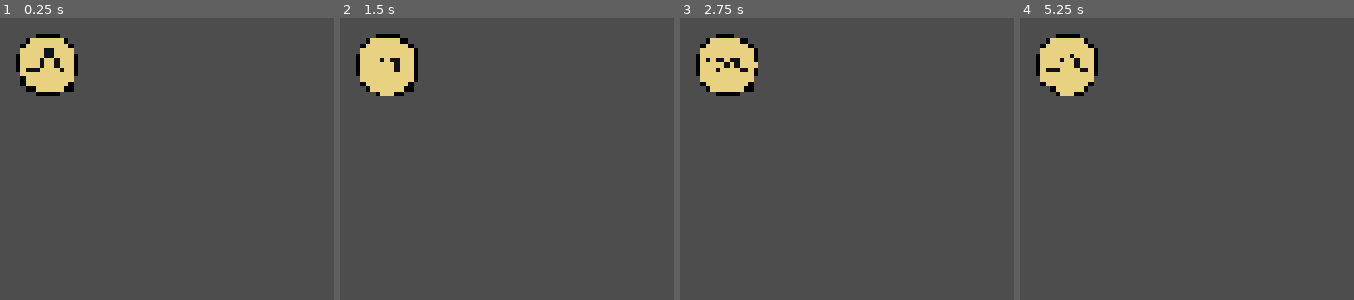
Above: before the commit, frames 1-4 (left to right).
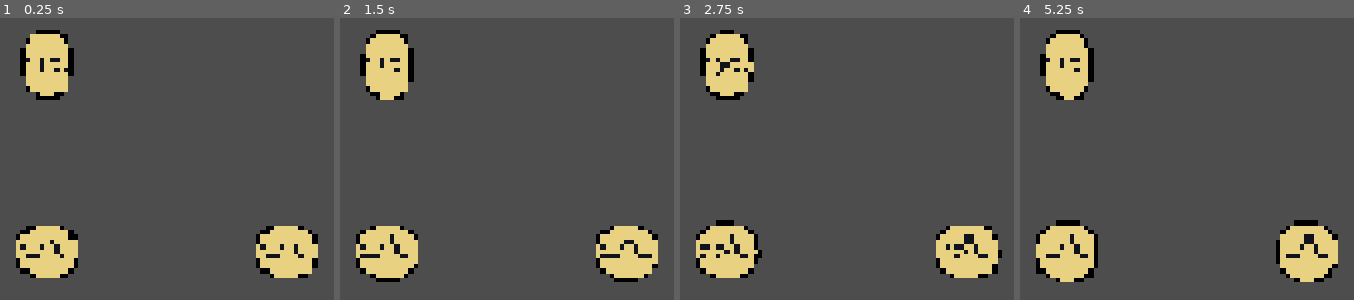
Above: after the commit, the same moments.

Repository: wanamelon/prototype_monorepo
Game: Godot game, scene res://testshader.tscn
Same seed, same stepped clock (60 frames per second), same inputs: the game is played once before the commit and once after it. This scene is started directly instead of the project's main scene.
Inputs:
- Up to frame 1 (0.25 s): no input
- Up to frame 2 (1.5 s): no input
- Up to frame 3 (2.75 s): no input
- Up to frame 4 (5.25 s): no input

The runs differ from the first frame. In frame 1, 7.8% of the frame differs, in the area x 4-96%, y 4-93%; in frame 2, 7.8%; in frame 3, 7.9%; in frame 4, 8.4%, in the area x 4-96%, y 4-94%.

Commit message:
More jiggling and visual experiments

Diff:
--- /dev/null
+++ b/roller/film.gdshader
@@ -0,0 +1,183 @@
+/*
+Shader from Godot Shaders - the free shader library.
+
+This shader is under CC0 license. Feel free to use, improve and
+change this shader according to your needs and consider sharing
+the modified result to godotshaders.com.
+
+Optimised and packed by @c64cosmin
+If you do use this please share it with me
+Would love to see what you're making with it <3
+
+It's a combination of these two shaders
+~godotshaders.com/shader/VHS-and-CRT-monitor-effect
+godotshaders.com/shader/crt-shader-with-realistic-blurring/
+
+CRT grille and rolling lines made by @c64cosmin
+Vignette and warping effect was made by pend00
+Scanlines are from "TimothyLottes" FROM SHADERTOY
+Then ported by AHOPNESS (@ahopness)
+https://www.shadertoy.com/view/MsjXzh
+*/
+
+shader_type canvas_item;
+
+uniform sampler2D SCREEN_TEXTURE: hint_screen_texture;
+
+uniform vec2 resolution = vec2(320.0, 180.0);
+
+uniform float scan_line_amount :hint_range(0.0, 1.0) = 1.0;
+uniform float warp_amount :hint_range(0.0, 5.0) = 0.1;
+uniform float noise_amount :hint_range(0.0, 0.3) = 0.03;
+uniform float interference_amount :hint_range(0.0, 1.0) = 0.2;
+uniform float grille_amount :hint_range(0.0, 1.0) = 0.1;
+uniform float grille_size :hint_range(1.0, 5.0) = 1.0;
+uniform float vignette_amount :hint_range(0.0, 2.0) = 0.6;
+uniform float vignette_intensity : hint_range(0.0, 1.0) = 0.4;
+uniform float aberation_amount :hint_range(0.0, 1.0) = 0.5;
+uniform float roll_line_amount :hint_range(0.0, 1.0) = 0.3;
+uniform float roll_speed :hint_range(-8.0, 8.0) = 1.0;
+uniform float scan_line_strength :hint_range(-12.0, -1.0) = -8.0;
+uniform float pixel_strength :hint_range(-4.0, 0.0) = -2.0;
+
+float random(vec2 uv){
+    return fract(cos(uv.x * 83.4827 + uv.y * 92.2842) * 43758.5453123);
+}
+
+vec3 fetch_pixel(vec2 uv, vec2 off){
+	vec2 pos = floor(uv * resolution + off) / resolution + vec2(0.5) / resolution;
+
+	float noise = 0.0;
+	if(noise_amount > 0.0){
+		noise = random(pos + fract(TIME)) * noise_amount;
+	}
+
+	if(max(abs(pos.x - 0.5), abs(pos.y - 0.5)) > 0.5){
+		return vec3(0.0, 0.0, 0.0);
+	}
+
+	vec3 clr = texture(SCREEN_TEXTURE , pos, -16.0).rgb + noise;
+	return clr;
+}
+
+// Distance in emulated pixels to nearest texel.
+vec2 Dist(vec2 pos){
+	pos = pos * resolution;
+	return - ((pos - floor(pos)) - vec2(0.5));
+}
+
+// 1D Gaussian.
+float Gaus(float pos, float scale){ return exp2(scale * pos * pos); }
+
+// 3-tap Gaussian filter along horz line.
+vec3 Horz3(vec2 pos, float off){
+	vec3 b = fetch_pixel(pos, vec2(-1.0, off));
+	vec3 c = fetch_pixel(pos, vec2( 0.0, off));
+	vec3 d = fetch_pixel(pos, vec2( 1.0, off));
+	float dst = Dist(pos).x;
+
+	// Convert distance to weight.
+	float scale = pixel_strength;
+	float wb = Gaus(dst - 1.0, scale);
+	float wc = Gaus(dst + 0.0, scale);
+	float wd = Gaus(dst + 1.0, scale);
+
+	// Return filtered sample.
+	return (b * wb + c * wc + d * wd) / (wb + wc + wd);
+}
+
+// Return scanline weight.
+float Scan(vec2 pos, float off){
+	float dst = Dist(pos).y;
+
+	return Gaus(dst + off, scan_line_strength);
+}
+
+// Allow nearest three lines to effect pixel.
+vec3 Tri(vec2 pos){
+	vec3 clr = fetch_pixel(pos, vec2(0.0));
+	if(scan_line_amount > 0.0){
+		vec3 a = Horz3(pos,-1.0);
+		vec3 b = Horz3(pos, 0.0);
+		vec3 c = Horz3(pos, 1.0);
+
+		float wa = Scan(pos,-1.0);
+		float wb = Scan(pos, 0.0);
+		float wc = Scan(pos, 1.0);
+
+		vec3 scanlines = a * wa + b * wb + c * wc;
+		clr = mix(clr, scanlines, scan_line_amount);
+	}
+	return clr;
+}
+
+// Takes in the UV and warps the edges, creating the spherized effect
+vec2 warp(vec2 uv){
+	vec2 delta = uv - 0.5;
+	float delta2 = dot(delta.xy, delta.xy);
+	float delta4 = delta2 * delta2;
+	float delta_offset = delta4 * warp_amount;
+
+	vec2 warped = uv + delta * delta_offset;
+	return (warped - 0.5) / mix(1.0,1.2,warp_amount/5.0) + 0.5;
+}
+
+float vignette(vec2 uv){
+	uv *= 1.0 - uv.xy;
+	float vignette = uv.x * uv.y * 15.0;
+	return pow(vignette, vignette_intensity * vignette_amount);
+}
+
+float floating_mod(float a, float b){
+	return a - b * floor(a/b);
+}
+
+vec3 grille(vec2 uv){
+	float unit = PI / 3.0;
+	float scale = 2.0*unit/grille_size;
+	float r = smoothstep(0.5, 0.8, cos(uv.x*scale - unit));
+	float g = smoothstep(0.5, 0.8, cos(uv.x*scale + unit));
+	float b = smoothstep(0.5, 0.8, cos(uv.x*scale + 3.0*unit));
+	return mix(vec3(1.0), vec3(r,g,b), grille_amount);
+}
+
+float roll_line(vec2 uv){
+	float x = uv.y * 3.0 - TIME * roll_speed;
+	float f = cos(x) * cos(x * 2.35 + 1.1) * cos(x * 4.45 + 2.3);
+	float roll_line = smoothstep(0.5, 0.9, f);
+	return roll_line * roll_line_amount;
+}
+
+void fragment(){
+	vec2 pix = FRAGCOORD.xy;
+	vec2 pos = warp(SCREEN_UV);
+
+	float line = 0.0;
+	if(roll_line_amount > 0.0){
+		line = roll_line(pos);
+	}
+
+	vec2 sq_pix = floor(pos * resolution) / resolution + vec2(0.5) / resolution;
+	if(interference_amount + roll_line_amount > 0.0){
+		float interference = random(sq_pix.yy + fract(TIME));
+		pos.x += (interference * (interference_amount + line * 6.0)) / resolution.x;
+	}
+
+	vec3 clr = Tri(pos);
+	if(aberation_amount > 0.0){
+		float chromatic = aberation_amount + line * 2.0;
+		vec2 chromatic_x = vec2(chromatic,0.0) / resolution.x;
+		vec2 chromatic_y = vec2(0.0, chromatic/2.0) / resolution.y;
+		float r = Tri(pos - chromatic_x).r;
+		float g = Tri(pos + chromatic_y).g;
+		float b = Tri(pos + chromatic_x).b;
+		clr = vec3(r,g,b);
+	}
+
+	if(grille_amount > 0.0)clr *= grille(pix);
+	clr *= 1.0 + scan_line_amount * 0.6 + line * 3.0 + grille_amount * 2.0;
+	if(vignette_amount > 0.0)clr *= vignette(pos);
+
+	COLOR.rgb = clr;
+	COLOR.a = 1.0;
+}
--- /dev/null
+++ b/roller/sprite_2d_7.gd
@@ -0,0 +1,13 @@
+extends Sprite2D
+
+@onready var initial_scale := scale
+@export var jiggle_frequency: float = 10.0
+@export var jiggle_amplitude: float = 0.15
+
+var time_sec: float = Utils.RNG.randf_range(0.0, 2.0)
+
+func _process(delta):
+	time_sec += delta
+	var coordinate = jiggle_frequency * time_sec
+	scale.x = initial_scale.x * (1.0 + jiggle_amplitude * sin(coordinate))
+	scale.y = initial_scale.y * (1.0 + jiggle_amplitude * cos((PI / 2.1) + coordinate))
--- a/roller/testshader.tscn
+++ b/roller/testshader.tscn
@@ -1,13 +1,16 @@
-[gd_scene load_steps=21 format=3 uid="uid://by68qh7n60u5i"]
+[gd_scene load_steps=26 format=3 uid="uid://by68qh7n60u5i"]
 
 [ext_resource type="Shader" uid="uid://x6we5emvobwq" path="res://source/bounce_main.gdshader" id="1_y8gwg"]
 [ext_resource type="Texture2D" uid="uid://bjsbxg8x6oatl" path="res://assets/experiment2.png" id="2_y8gwg"]
 [ext_resource type="Shader" uid="uid://mbeacaokjhf2" path="res://squiggle_outline.gdshader" id="3_bth52"]
 [ext_resource type="Shader" uid="uid://cwyinkl7qpak6" path="res://wavy.gdshader" id="3_wfdcw"]
+[ext_resource type="Script" uid="uid://do54bpxli5vvx" path="res://sprite_2d_7.gd" id="4_dsvbx"]
 [ext_resource type="Shader" uid="uid://3gc5f2pma0wk" path="res://pixelmorph.gdshader" id="5_8fwt0"]
 [ext_resource type="Shader" uid="uid://b6ncwdtwmdpd1" path="res://outline.gdshader" id="5_kwlot"]
 [ext_resource type="Texture2D" uid="uid://b4sef7y7kxm14" path="res://assets/experiment1.png" id="6_dcc7d"]
 [ext_resource type="Texture2D" uid="uid://cr75udctm08s7" path="res://assets/experiment4.png" id="8_bth52"]
+[ext_resource type="Shader" uid="uid://p0voag5m0eq0" path="res://film.gdshader" id="9_yabfp"]
+[ext_resource type="Shader" uid="uid://bok5cfaveo8d1" path="res://vhs.gdshader" id="10_30qrj"]
 
 [sub_resource type="FastNoiseLite" id="FastNoiseLite_wfdcw"]
 noise_type = 2
@@ -43,8 +46,8 @@
 shader_parameter/fps = 1.8
 shader_parameter/noise = SubResource("NoiseTexture2D_yabfp")
 shader_parameter/timeDelay = 0.0
-shader_parameter/intensityX = 2.0
-shader_parameter/intensityY = 2.0
+shader_parameter/intensityX = 0.0
+shader_parameter/intensityY = 0.0
 shader_parameter/seed = 42.0
 shader_parameter/outline_color = Color(0, 0, 0, 1)
 shader_parameter/thickness = 2
@@ -97,6 +100,30 @@
 shader_parameter/inside = false
 shader_parameter/add_margins = true
 
+[sub_resource type="ShaderMaterial" id="ShaderMaterial_78uiu"]
+shader = ExtResource("9_yabfp")
+shader_parameter/resolution = Vector2(960, 540)
+shader_parameter/scan_line_amount = 1.0
+shader_parameter/warp_amount = 0.1
+shader_parameter/noise_amount = 0.03
+shader_parameter/interference_amount = 0.2
+shader_parameter/grille_amount = 0.1
+shader_parameter/grille_size = 1.0
+shader_parameter/vignette_amount = 0.3250000154375
+shader_parameter/vignette_intensity = 0.2010000095475
+shader_parameter/aberation_amount = 0.5
+shader_parameter/roll_line_amount = 0.0
+shader_parameter/roll_speed = 1.0
+shader_parameter/scan_line_strength = -8.0
+shader_parameter/pixel_strength = -2.0
+
+[sub_resource type="ShaderMaterial" id="ShaderMaterial_8ow1q"]
+shader = ExtResource("10_30qrj")
+shader_parameter/wiggle = 0.03
+shader_parameter/wiggle_speed = 25.0
+shader_parameter/smear = 0.2000000095
+shader_parameter/blur_samples = 3
+
 [node name="Node2D" type="Node2D"]
 
 [node name="Sprite2D" type="Sprite2D" parent="."]
@@ -113,6 +140,7 @@
 position = Vector2(96, 96)
 scale = Vector2(1.5, 1.5)
 texture = ExtResource("8_bth52")
+script = ExtResource("4_dsvbx")
 
 [node name="Sprite2D8" type="Sprite2D" parent="."]
 visible = false
@@ -160,3 +188,33 @@
 position = Vector2(64, 64)
 scale = Vector2(2, 2)
 texture = ExtResource("8_bth52")
+
+[node name="Node2D" type="Node2D" parent="."]
+
+[node name="Sprite2D9" type="Sprite2D" parent="Node2D"]
+texture_filter = 1
+material = SubResource("ShaderMaterial_dsvbx")
+position = Vector2(96, 320)
+scale = Vector2(1.5, 1.5)
+texture = ExtResource("8_bth52")
+script = ExtResource("4_dsvbx")
+
+[node name="Sprite2D10" type="Sprite2D" parent="Node2D"]
+texture_filter = 1
+material = SubResource("ShaderMaterial_dsvbx")
+position = Vector2(384, 320)
+scale = Vector2(1.5, 1.5)
+texture = ExtResource("8_bth52")
+script = ExtResource("4_dsvbx")
+
+[node name="ColorRect" type="ColorRect" parent="."]
+visible = false
+material = SubResource("ShaderMaterial_78uiu")
+offset_right = 1920.0
+offset_bottom = 1088.0
+
+[node name="ColorRect2" type="ColorRect" parent="."]
+visible = false
+material = SubResource("ShaderMaterial_8ow1q")
+offset_right = 1920.0
+offset_bottom = 1088.0
--- /dev/null
+++ b/roller/vhs.gdshader
@@ -0,0 +1,98 @@
+shader_type canvas_item;
+
+group_uniforms Wiggle;
+uniform float wiggle : hint_range(0.0, 1.5, 0.01) = 0.03;
+uniform float wiggle_speed : hint_range(0.0, 100.0, 1.0) = 25;
+group_uniforms Smear;
+uniform float smear : hint_range(0.0, 2.0) = 1.0;
+
+uniform sampler2D Source : hint_screen_texture, filter_linear_mipmap, repeat_disable;
+
+group_uniforms Blur;
+uniform int blur_samples : hint_range(3, 15, 1) = 15;
+
+float onOff(float a, float b, float c, float framecount) {
+    return step(c, sin((framecount * 0.001) + a * cos((framecount * 0.001) * b)));
+}
+
+vec2 jumpy(vec2 uv, float framecount) {
+    vec2 look = uv;
+    float window = 1.0 / (1.0 + 80.0 * (look.y - mod(framecount / 4.0, 1.0)) * (look.y - mod(framecount / 4.0, 1.0)));
+    look.x += 0.05 * sin(look.y * 10.0 + framecount) / 20.0 * onOff(4.0, 4.0, 0.3, framecount) * (0.5 + cos(framecount * 20.0)) * window;
+    float vShift = (0.1 * wiggle) * 0.4 * onOff(2.0, 3.0, 0.9, framecount) * (sin(framecount) * sin(framecount * 20.0) + (0.5 + 0.1 * sin(framecount * 200.0) * cos(framecount)));
+    look.y = mod(look.y - 0.01 * vShift, 1.0);
+    return look;
+}
+
+vec2 Circle(float Start, float Points, float Point) {
+    float Rad = (3.141592 * 2.0 * (1.0 / Points)) * (Point + Start);
+    return vec2(-(.3 + Rad), cos(Rad));
+}
+
+vec3 rgb2yiq(vec3 c) {
+    return vec3(
+        (0.2989 * c.x + 0.5959 * c.y + 0.2115 * c.z),
+        (0.5870 * c.x - 0.2744 * c.y - 0.5229 * c.z),
+        (0.1140 * c.x - 0.3216 * c.y + 0.3114 * c.z)
+    );
+}
+
+vec3 yiq2rgb(vec3 c) {
+    return vec3(
+        (1.0 * c.x + 1.0 * c.y + 1.0 * c.z),
+        (0.956 * c.x - 0.2720 * c.y - 1.1060 * c.z),
+        (0.6210 * c.x - 0.6474 * c.y + 1.7046 * c.z)
+    );
+}
+
+vec3 Blur(vec2 uv, float d, int samples) {
+    vec3 sum = vec3(0.0);
+    float W = 1.0 / float(samples);
+    for (int i = 0; i < samples; ++i) {
+        float t = (sin(TIME * 5.0 + uv.y * 5.0)) / 10.0;
+
+        t = 0.0;
+        vec2 PixelOffset = vec2(d + 0.0005 * t, 0);
+
+        float Start = 2.0 / float(samples);
+        vec2 Scale = 0.66 * 4.0 * 2.0 * PixelOffset.xy;
+
+        vec3 N = texture(Source, uv + Circle(Start, float(samples), float(i)) * Scale).rgb;
+        sum += N * W;
+    }
+    return sum;
+}
+
+void fragment() {
+    vec2 uv = UV;
+
+    float d=0.1-round(mod(TIME/3.0,1.0))*.1;;
+    uv = jumpy(uv, mod(TIME * wiggle_speed, 7.0));
+
+    float s = 0.0001 * -d + 0.0001 * wiggle *(sin(TIME * wiggle_speed));
+    float e = min(.30,pow(max(0.0,cos(uv.y*4.0+.3)-.75)*(s+0.5)*1.0,3.0))*25.0;
+    float r = (250.0*(2.0*s));
+    uv.x += abs(r*pow(min(.003,(-uv.y+(.01*mod(TIME, 5.0))))*3.0,2.0)) * wiggle;
+
+    d = 0.051+abs(sin(s/4.0));
+    float c = max(0.0001,.002*d) * smear;
+    vec4 final;
+
+    final.rgb = Blur(uv, c + c * uv.x, blur_samples);
+    float y = rgb2yiq(final.rgb).r;
+
+    uv.x += 0.01 * d;
+    c *= 6.0;
+    final.rgb = Blur(uv, c, blur_samples);
+    float i = rgb2yiq(final.rgb).g;
+
+    uv.x += 0.005 * d;
+    c *= 2.50;
+    final.rgb = Blur(uv, c, blur_samples);
+    float q = rgb2yiq(final.rgb).b;
+    final.rgb = yiq2rgb(vec3(y, i, q)) - pow(s + e * 2.0, 3.0);
+
+    final.a = 1.0;
+
+    COLOR = final;
+}
Not shown, added: roller/film.gdshader.uid
Not shown, added: roller/sprite_2d_7.gd.uid
Not shown, added: roller/vhs.gdshader.uid
